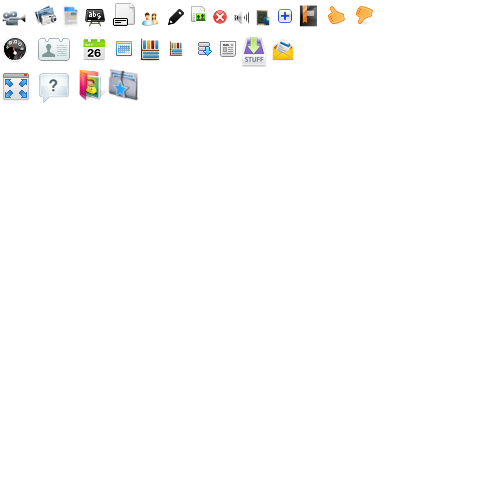
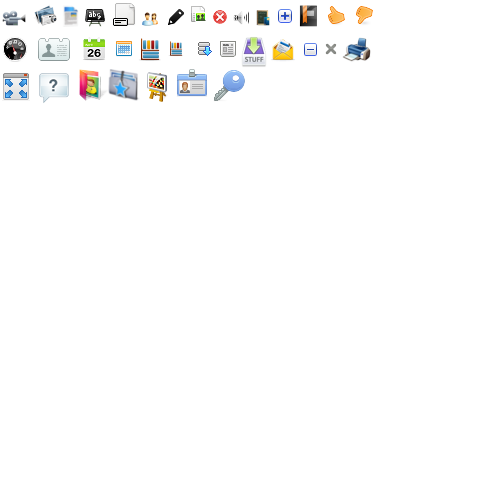
Before/after of a 500px x 500px layered artwork. What changed in the layer stack:
added layer "Layer 38" above "Layer 37" over [213, 70, 245, 102]
added layer "Layer 37" above "Layer 36" over [176, 69, 207, 97]
added layer "Layer 36" above "Layer 34" over [147, 72, 168, 102]
added layer "Layer 34" above "Layer 33" over [342, 37, 371, 62]
added layer "Layer 33" above "Layer 32" over [325, 43, 337, 55]
added layer "Layer 32" above "Layer 31" over [304, 43, 317, 57]
